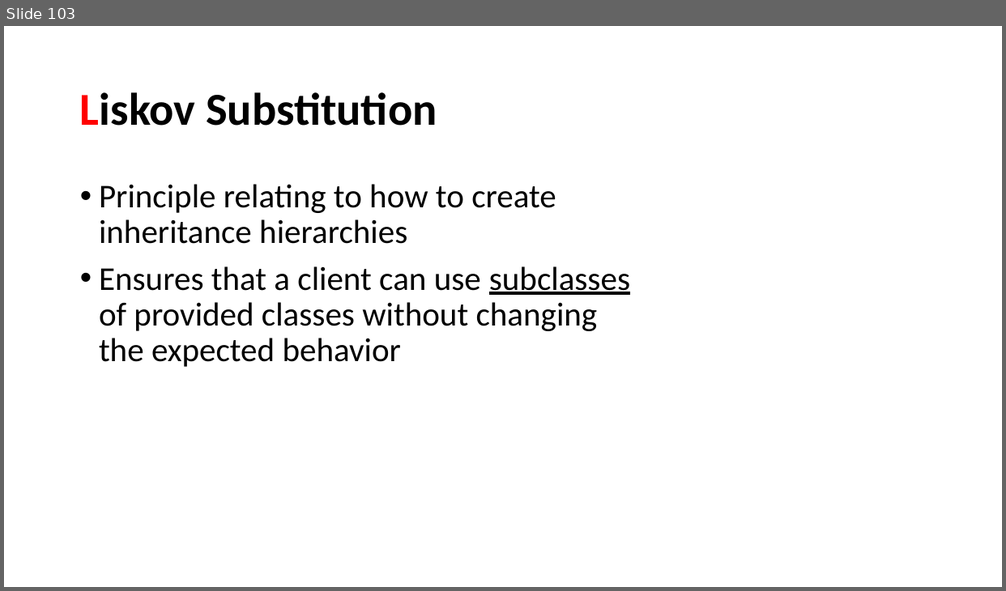
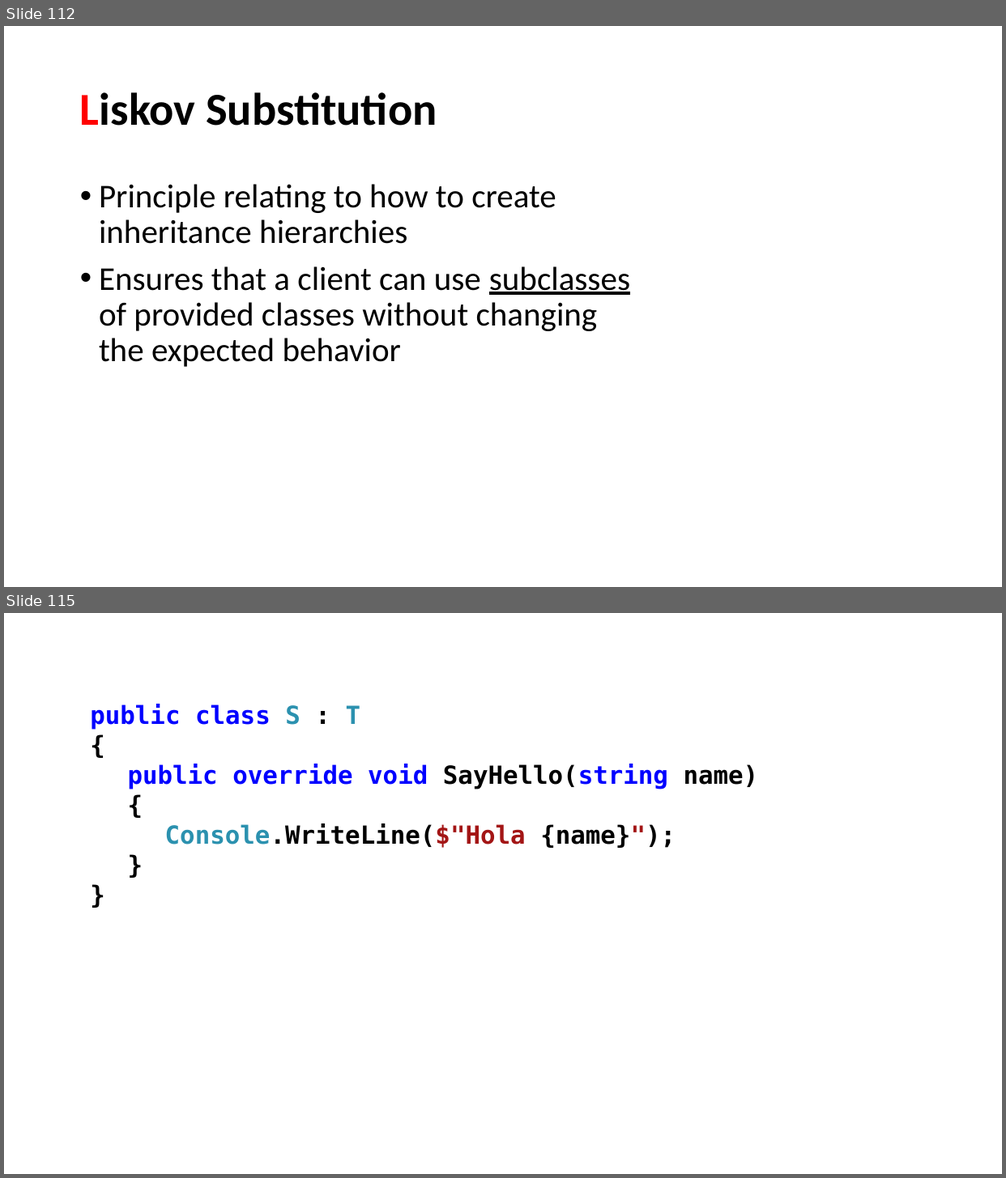
Before and after one commit to perl-easj/OOProg, a slide deck: Chap/SOLID/Presentations/SOLID.pptx. Shown one above the other, each under a label of ours: slide 103 before the commit, slides 112 and 115 after it; the slides between them are not shown. The pictures are 1006x591 and 1006x1178 pixels, drawn with LibreOffice and Linux fonts; fonts in the diff are those of the drawing. Boxes give left, top, right and bottom in pixels: in the first picture for what was removed or moved away, otherwise in the second. Text is boxed around its words. In the diff, an @@ line names an element or a change of style, - is before the commit and + after.

```diff
--- a/Chap/SOLID/Presentations/SOLID.pptx
+++ b/Chap/SOLID/Presentations/SOLID.pptx
@@ slide 115 added at [4,613,1002,1174], background #FFFFFF @@
@@ text added at [90,704,759,848], 24 pt, text #000000, bold @@
+public class S : T
+{
+public override void SayHello(string name)
+{
+Console.WriteLine($"Hola {name}");
+}
+}
@@ what was slide 103 is now slide 112 @@
```
Also in this commit, not shown: 3 slides changed, 46 other slides added, 1 slide removed, 25 other files.
